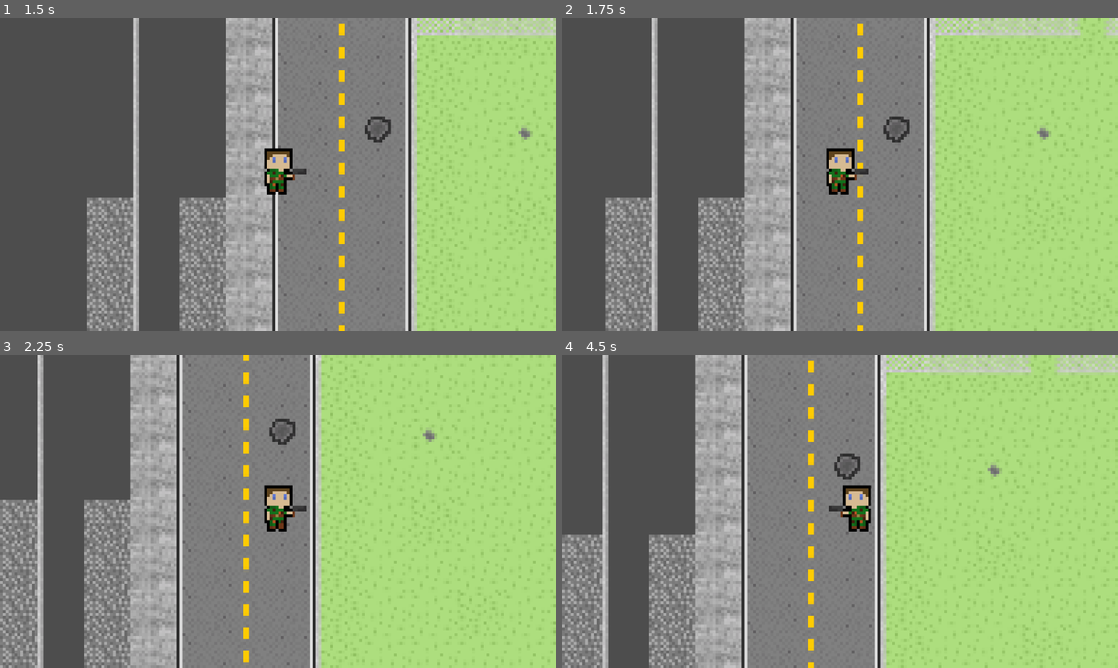
Above: before the commit, frames 1-4 (two rows, left to right).
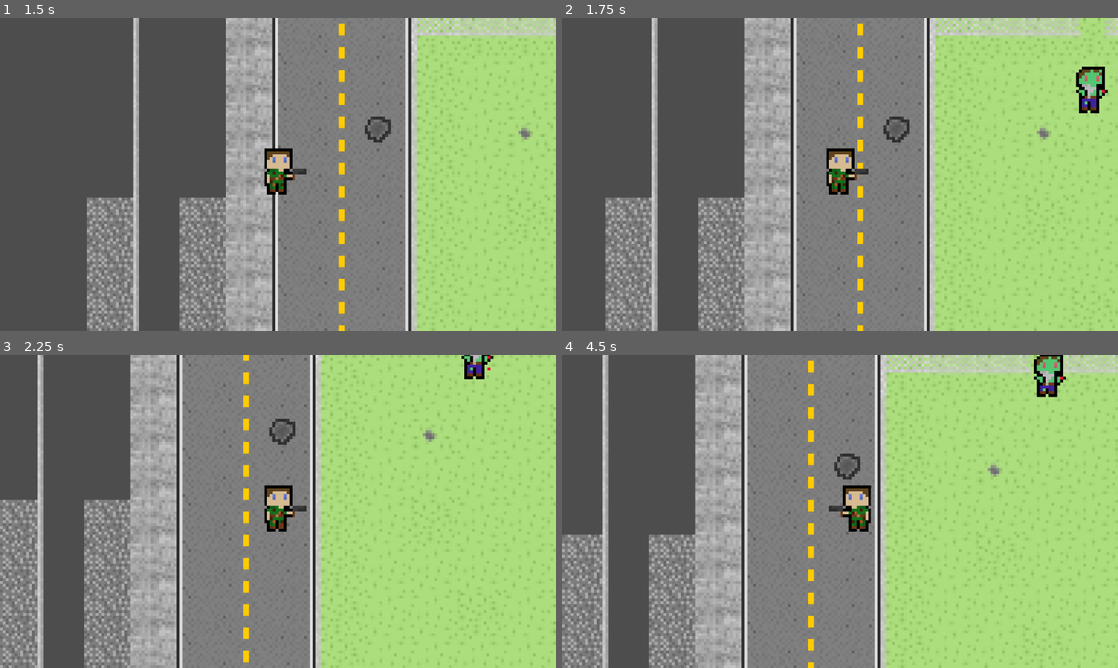
Above: after the commit, the same moments.

Repository: DrWaffle454/Cyborg-Game
Game: Godot game, scene res://Assets/Scenes/Menu UI/main_menu.tscn
The game is run twice, just before and just after one commit, with the same random seed, the same clock (stepped at 60 frames per second) and the same inputs.
Inputs:
- Up to frame 1 (1.5 s): click "Start" at 0.5 s; hold D (move_right) from 1.28 s (still down)
- Up to frame 2 (1.75 s): keep holding D (move_right)
- Up to frame 3 (2.25 s): release D (move_right) at 2.03 s; hold S (move_down) from 2.03 s (still down)
- Up to frame 4 (4.5 s): release S (move_down) at 2.78 s; hold D (move_right) 2.78-3.53 s; tap Enter at 3.5 s; hold W (move_up) 3.53-4.28 s; hold A (move_left) from 4.28 s (still down)

Frame 1 is identical in both runs. In frame 2, 0.7% of the frame differs, in the area x 92-99%, y 15-31%; in frame 3, 0.3%; in frame 4, 0.6%.

Commit message:
Zombie, random direction

Diff:
--- a/Assets/Scenes/Game World/test_map.tscn
+++ b/Assets/Scenes/Game World/test_map.tscn
@@ -1,7 +1,8 @@
-[gd_scene load_steps=5 format=3 uid="uid://4a0gsbren48b"]
+[gd_scene load_steps=6 format=3 uid="uid://4a0gsbren48b"]
 
 [ext_resource type="Texture2D" uid="uid://uoy1c2lqhobw" path="res://Assets/Images/Tiles/Floor 1.0.png" id="1_sydsh"]
 [ext_resource type="PackedScene" uid="uid://cgod7e3u474vm" path="res://Assets/Scenes/Game World/player.tscn" id="2_vxlob"]
+[ext_resource type="PackedScene" uid="uid://dvm14f3rbfkm7" path="res://Assets/Scenes/Game World/zombie.tscn" id="3_xml2p"]
 
 [sub_resource type="TileSetAtlasSource" id="TileSetAtlasSource_ktd2k"]
 texture = ExtResource("1_sydsh")
@@ -120,3 +121,5 @@
 layer_1/tile_data = PackedInt32Array(-458742, 458752, 2, -393222, 458752, 2, 524282, 458752, 2, 458762, 458752, 2, 3276 …(682 unchanged characters)…
 
 [node name="player" parent="." instance=ExtResource("2_vxlob")]
+
+[node name="Zombie" parent="." instance=ExtResource("3_xml2p")]
--- a/Assets/Scenes/Game World/zombie.tscn
+++ b/Assets/Scenes/Game World/zombie.tscn
@@ -132,7 +132,7 @@
 [sub_resource type="RectangleShape2D" id="RectangleShape2D_swktm"]
 size = Vector2(10, 16)
 
-[node name="Zombie" type="Node"]
+[node name="Zombie" type="CharacterBody2D"]
 script = ExtResource("1_8ev3s")
 
 [node name="AnimatedSprite2D" type="AnimatedSprite2D" parent="."]
@@ -149,22 +149,21 @@
 
 [node name="Timer" type="Timer" parent="."]
 wait_time = 3.0
-autostart = true
 
 [node name="RayCast_right" type="RayCast2D" parent="."]
-position = Vector2(8, -8)
-target_position = Vector2(12, 0)
+position = Vector2(13, -8)
+target_position = Vector2(7, 0)
 
 [node name="RayCast_left" type="RayCast2D" parent="."]
-position = Vector2(8, -8)
-target_position = Vector2(-12, 0)
+position = Vector2(3, -8)
+target_position = Vector2(-7, 0)
 
 [node name="RayCast_up" type="RayCast2D" parent="."]
-position = Vector2(8, -8)
-target_position = Vector2(0, -15)
+position = Vector2(8, -16)
+target_position = Vector2(0, -7)
 
 [node name="RayCast_down" type="RayCast2D" parent="."]
-position = Vector2(8, -8)
-target_position = Vector2(0, 15)
+position = Vector2(8, 0)
+target_position = Vector2(0, 8)
 
 [connection signal="timeout" from="Timer" to="." method="_on_timer_timeout"]
--- a/Zombie.gd
+++ b/Zombie.gd
@@ -1,10 +1,10 @@
-extends Node
+extends CharacterBody2D
 
 # ~~~~~~~~~~~~~~~~~ #
 # The constants: Change variables here, not in later code in script #
-const SPEED := 45
-var direction_x := 1
-var direction_y := 1
+const SPEED := 25
+var direction = Vector2.ZERO
+var movement_timer = 5
 # ~~~~~~~~~~~~~~~~~ #
 
 # Variables via children objects
@@ -17,42 +17,37 @@
 
 @onready var timer = $Timer
 
-# Does everything
+func _ready():
+	set_random_direction()
+
+
 func _process(delta):
 
 	# Faces the right direction and doesn't run into walls
 	if ray_cast_right.is_colliding():
-		direction_x = -1
+		direction = Vector2(-1, 0).normalized()
 		animated_sprite_2d.flip_h = true
 	elif ray_cast_left.is_colliding():
-		direction_x = 1
+		direction = Vector2(1, 0).normalized()
 		animated_sprite_2d.flip_h = false
 	elif ray_cast_down.is_colliding():
-		direction_y = 1
+		direction = Vector2(0, 1).normalized()
 	elif ray_cast_up.is_colliding():
-		direction_y = -1
+		direction = Vector2(0, -1).normalized()
 
-	# Calls upon the timer to add a delay to calling a function, returns int range [1,2]
-	var direction = timer.start()
-	# 1 == x, 2 == y #
+	direction = direction.normalized()
 
-	# if x axis was chosen
-	if direction == 1:
-		var direction_direction_x = randi_range(-1,1)
-		if direction_direction_x == 1:
-			animated_sprite_2d.position.x += direction_x * SPEED * delta
-		elif direction_direction_x == -1:
-			animated_sprite_2d.position.x += (-1) * (direction_x * SPEED * delta)
+	movement_timer -= delta
+	if movement_timer <= 0:
+		set_random_direction()
+		movement_timer = 5
 
-	# if y axis was chosen
-	elif direction == 2:
-		var direction_direction_y = randi_range(-1,1)
-		if direction_direction_y == 1:
-			animated_sprite_2d.position.y += direction_y * SPEED * delta
-		elif direction_direction_y == -1:
-			animated_sprite_2d.position.y += (-1) * (direction_y * SPEED * delta)
+	velocity = direction * SPEED
+	move_and_slide()
 
 func _on_timer_timeout():
-	# Chooses randomly between x or y
-	var ran_direction = randi_range(1,2)
-	return ran_direction
+	pass
+
+func set_random_direction():
+	var angle = randf() * 2 * PI
+	direction = Vector2(cos(angle), sin(angle)).normalized()
